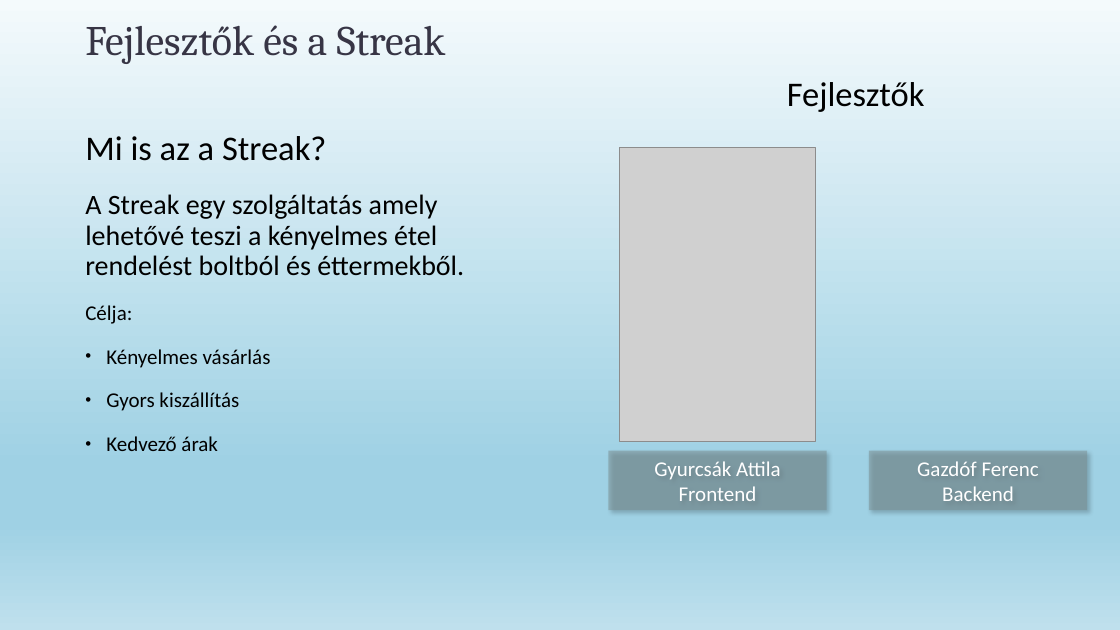
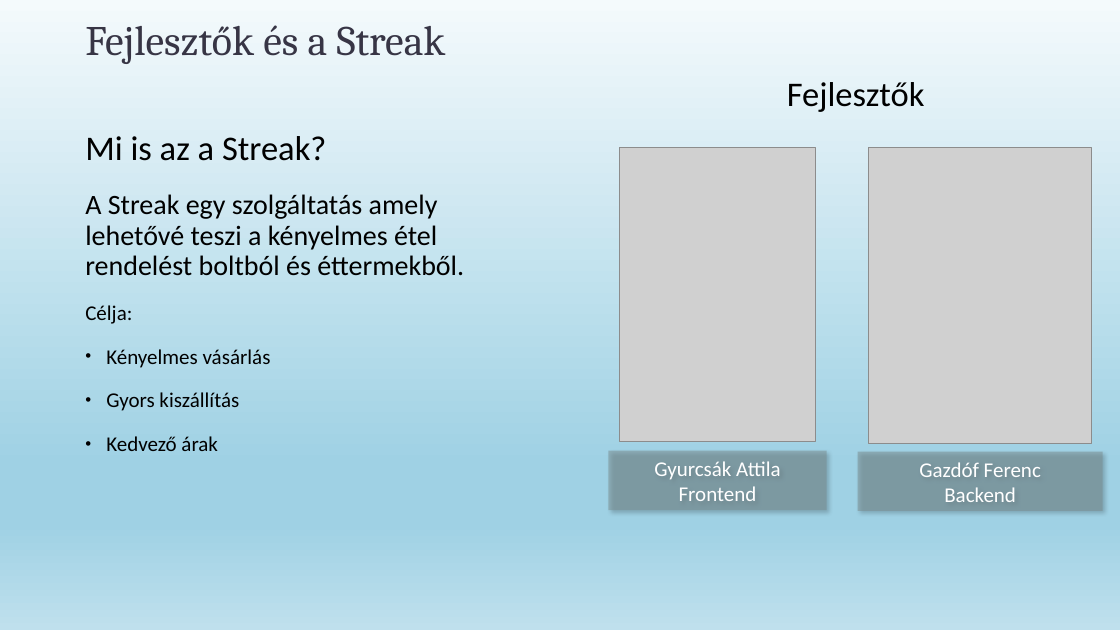
Before and after one commit to AteezFox/Streak, a slide deck: slide 2 of StreakBemutato.pptx. Drawn at 1120x630 pixels with LibreOffice and Linux fonts; fonts in the diff are those of the drawing; grey boxes stand for pictures. Boxes give left, top, right and bottom in pixels: in the first picture for what was removed or moved away, otherwise in the second. Text is boxed around its words. In the diff, an @@ line names an element or a change of style, - is before the commit and + after.

```diff
--- a/StreakBemutato.pptx
+++ b/StreakBemutato.pptx
@@ picture added at [869,148,1091,444] @@
@@ rectangle "Gazdóf Ferenc": place and size @@
-rectangle "Gazdóf Ferenc" at [869,451,1087,511]
+rectangle "Gazdóf Ferenc" at [858,452,1102,512]
```
Also in this commit, not shown: 13 other files.
